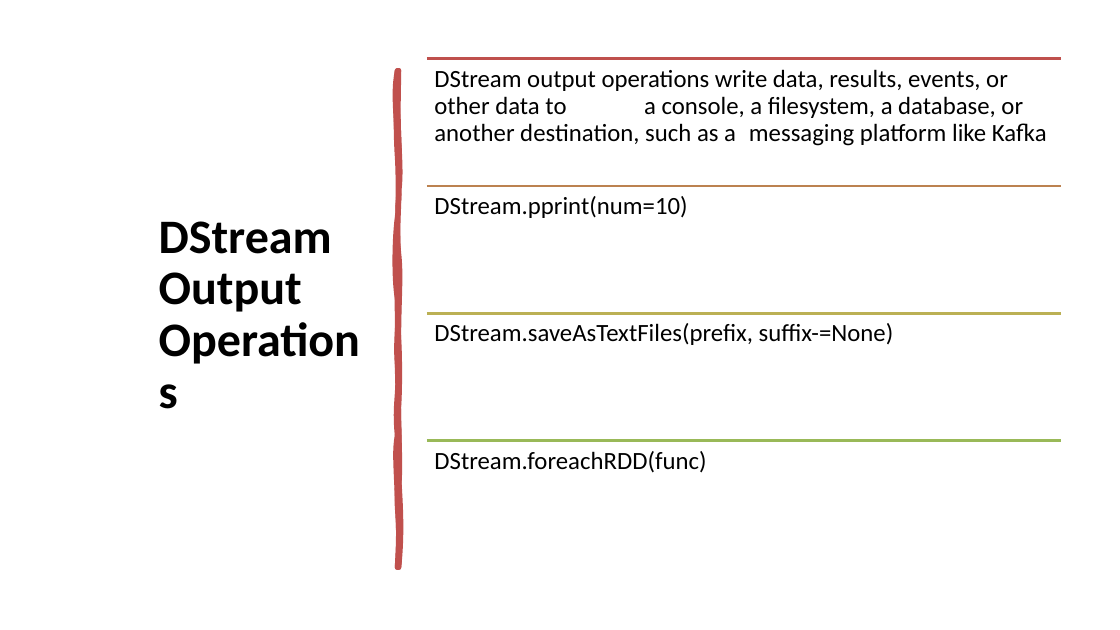
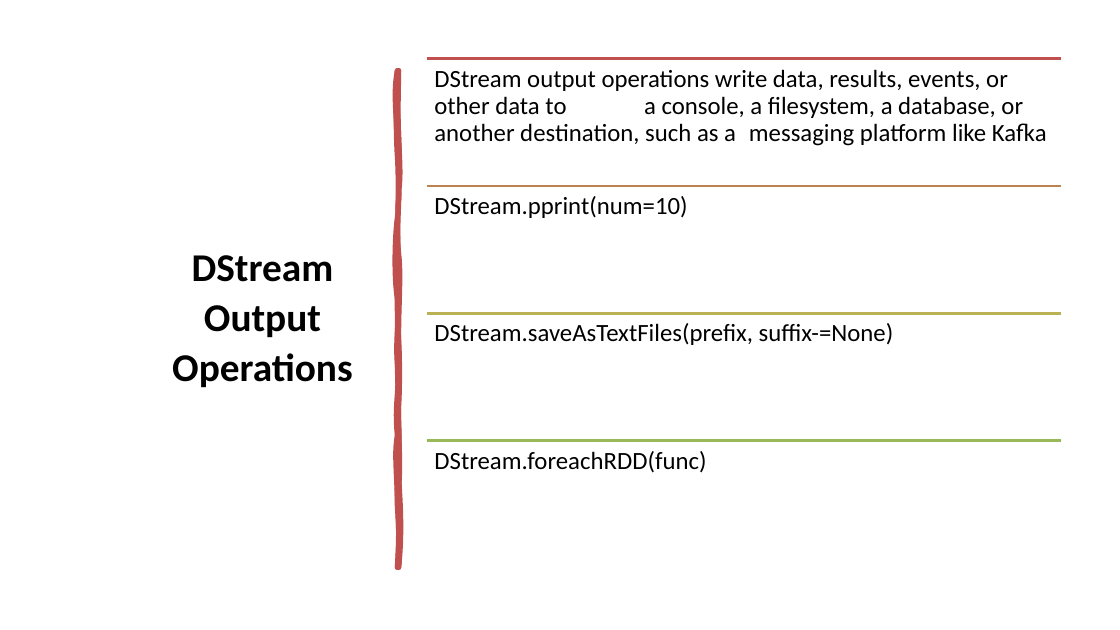
Before and after one commit to zhangyu027/UCI_Hadoop_Apache_Airflow, a slide deck: slide 29 of 02_Slides/M6_SparkSQL.pptx. Drawn at 1120x630 pixels with LibreOffice and Linux fonts; fonts in the diff are those of the drawing. Boxes give left, top, right and bottom in pixels: in the first picture for what was removed or moved away, otherwise in the second. Text is boxed around its words. In the diff, an @@ line names an element or a change of style, - is before the commit and + after.

```diff
--- a/02_Slides/M6_SparkSQL.pptx
+++ b/02_Slides/M6_SparkSQL.pptx
@@ title "DStream Output Operations" moved from (x1=159, y1=221, x2=332, y2=312) to (x1=172, y1=255, x2=353, y2=388) @@
@@ title "DStream Output Operations" at (x1=172, y1=255, x2=353, y2=388): size 33 to 27 pt; alignment left to centre; line spacing 0.9 to 1.05; more space between paragraphs @@
```
Also in this commit, not shown: 25 other slides changed, 3 other files.
